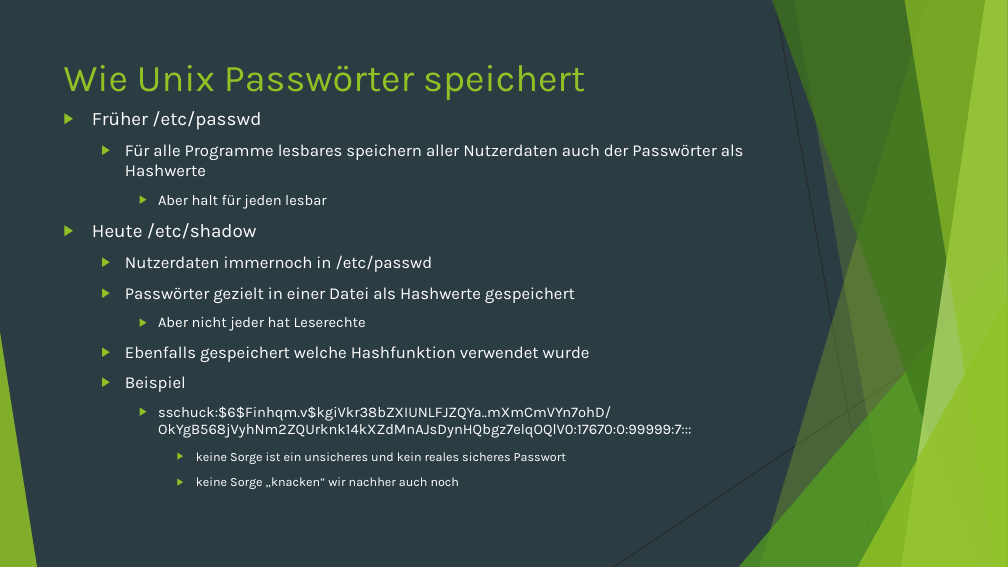
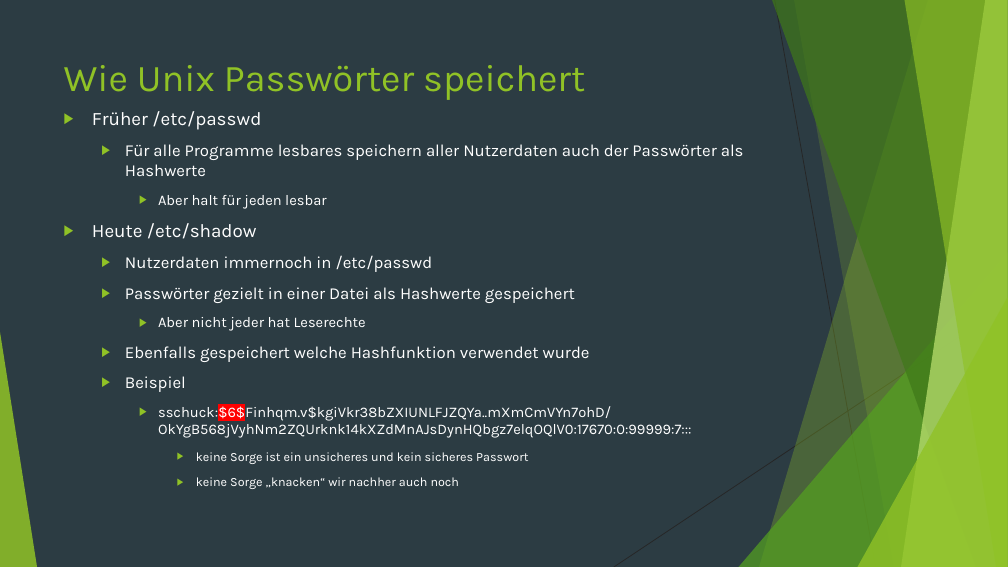
Before and after one commit to StefanSchuck/JohnTheRipperVortrag, a slide deck: slide 4 of Vortrag.pptx. Drawn at 1008x567 pixels with LibreOffice and Linux fonts; fonts in the diff are those of the drawing. Boxes give left, top, right and bottom in pixels: in the first picture for what was removed or moved away, otherwise in the second. Text is boxed around its words. In the diff, an @@ line names an element or a change of style, - is before the commit and + after.

```diff
--- a/Vortrag.pptx
+++ b/Vortrag.pptx
@@ text at bbox=[158, 404, 692, 438]: highlight none to #FF0000 in "sschuck:$6$Finhqm.v$kgiVkr38bZXIUNLFJZQYa..mXmCmVYn7ohD/OkYg ..." @@
@@ text at bbox=[196, 452, 528, 464]: text changed @@
-      ▶ keine Sorge ist ein unsicheres und kein reales sicheres Passwort
+      ▶ keine Sorge ist ein unsicheres und kein sicheres Passwort
```
Also in this commit, not shown: 8 other slides changed, 3 slides added, 5 slides removed, 1 other file.
